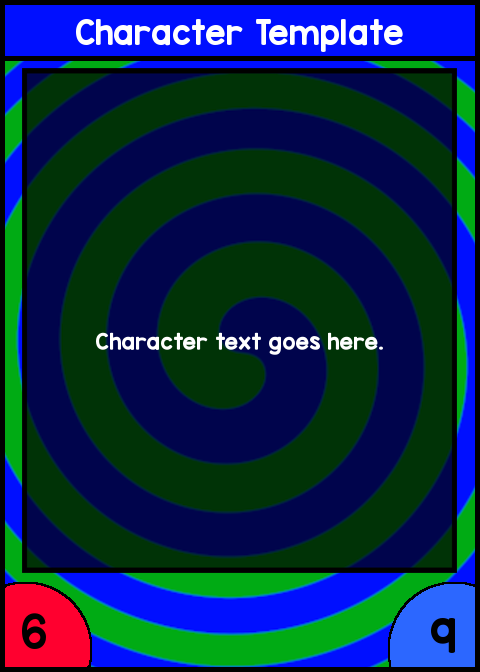
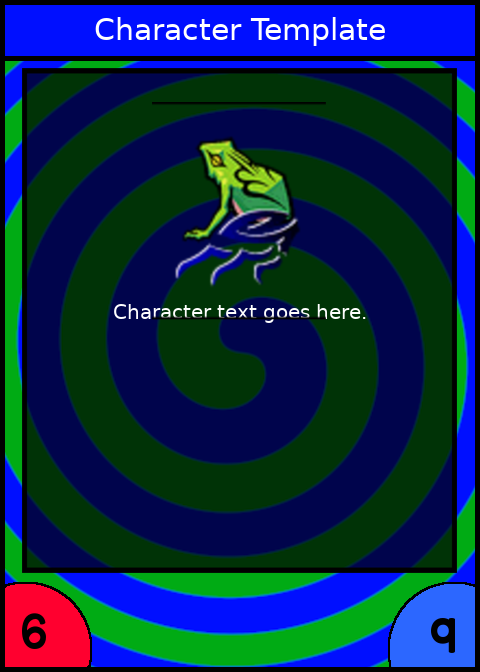
Two versions of the same layered image (480x672). Layer-by-layer changes:
added layer "Dixiefrog_-_Solo_Remix.png" above "Character Template ..." over [152, 102, 326, 320]
painted on "Character Template ..." over [76, 17, 403, 355]
